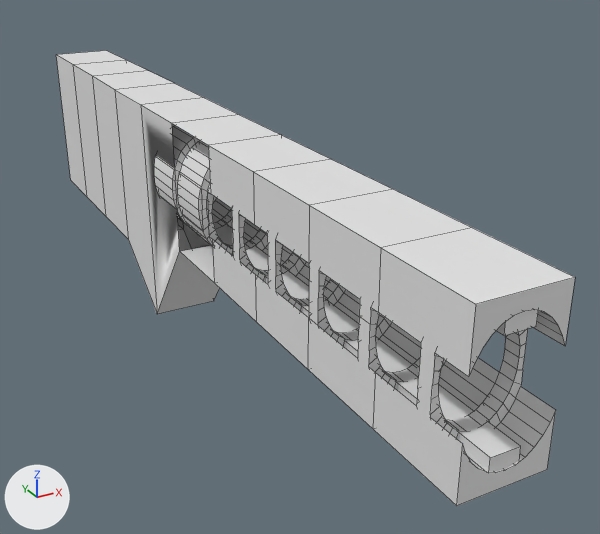
One commit to the FBX model Oculus Rift Project/Assets/Models/Railgun/weapon_003_rail_gun.fbx: the scene before it, then after it.
The view is the same before and after, from a 50 mm camera at (-1.72, -5.68, 2.08) aimed at (0.41, -1.81, 0.15). The axes (+X, +Y, +Z) are drawn at lower left. The lights are the same throughout. Mesh edges are drawn as thin lines. Where no turn or scale is listed for an object, it has been applied to the vertices. Vertices at the same position are counted once.
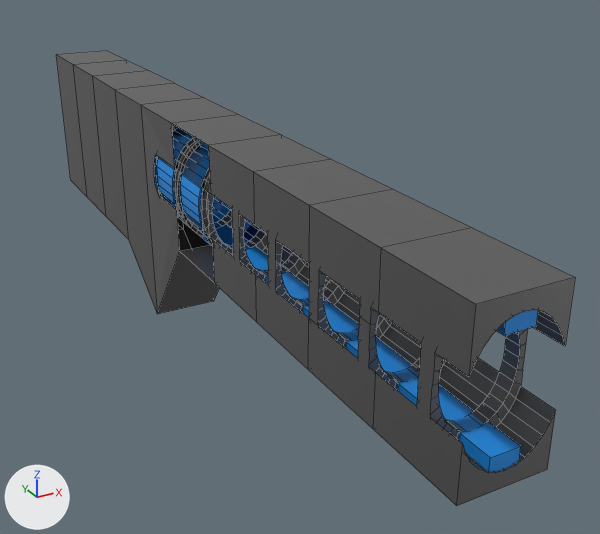
The change, as a diff of the scene's bpy script:
```diff
--- a/Oculus Rift Project/Assets/Models/Railgun/weapon_003_rail_gun.fbx.py
+++ b/Oculus Rift Project/Assets/Models/Railgun/weapon_003_rail_gun.fbx.py
@@ mat_material @@
 mat_material = principled_material('Material')
-mat_material.base_color = (0.8, 0.8, 0.8)  # white #e7e7e7
+mat_material.base_color = (0.253, 0.253, 0.253)  # grey #8a8a8a
+mat_material.metallic = 1.0
@@ mat_accelerator @@
+mat_accelerator = principled_material('Accelerator')
+mat_accelerator.base_color = (0.012, 0.274, 0.8)  # blue #1d8fe7
@@ me_cube_003 @@
 # used by ob_cube; location = (0.0, 0.0, 0.0)
-me_cube_003.from_pydata(...)  # 1112 vertices, 972 faces; spans x -0.22..0.22, y -4.0..1.0, z -0.37..1.0
+me_cube_003.from_pydata(...)  # 1250 vertices, 1108 faces; spans x -0.22..0.22, y -4.0..1.0, z -0.37..1.0
+# me_cube_003 part 1
+# 111 faces are deleted
+# 138 vertices are added at x -0.2..0.2, y -1.88..-1.2, z 0.35..0.9
+# 129 new faces join them, mat_accelerator (blue #1d8fe7)
+# 118 new faces join them, mat_material (grey #8a8a8a)
+# me_cube_003 part 2: 43 faces spanning x -0.22..0.22, y -1.88..-1.2, z 0.51..0.75 switch from mat_material (white #e7e7e7) to mat_accelerator (blue #1d8fe7)
@@ me_cube_002 @@
 me_cube_002.from_pydata(...)  # 8 vertices, 6 faces; spans x -0.07..0.07, y -1.52..1.52, z -0.04..0.04
+me_cube_002.materials.append(mat_accelerator)  # blue #1d8fe7
@@ me_cube_001 @@
 me_cube_001.from_pydata(...)  # 8 vertices, 6 faces; spans x -0.07..0.07, y -1.52..1.52, z -0.04..0.04
+me_cube_001.materials.append(mat_accelerator)  # blue #1d8fe7
```

What differs and where, as boxes (x1, y1, x2, y2) in the pictures (600 x 534 px):
'Cube', recoloured, surface changed, reshaped: (56, 50, 575, 506) in both
'Cube.001', recoloured (grey to blue): (177, 214, 521, 471) in both
'Cube.002', recoloured (grey to blue): (172, 124, 538, 336) in both
part 1 of me_cube_003, built on: (154, 125, 260, 246) in both
part 2 of me_cube_003, recoloured: (173, 170, 203, 228) in both
